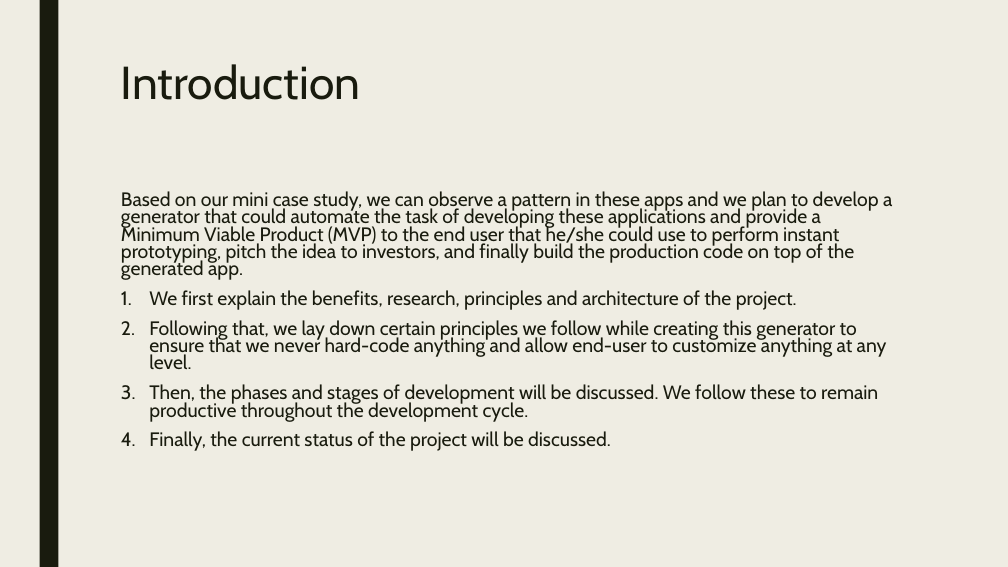
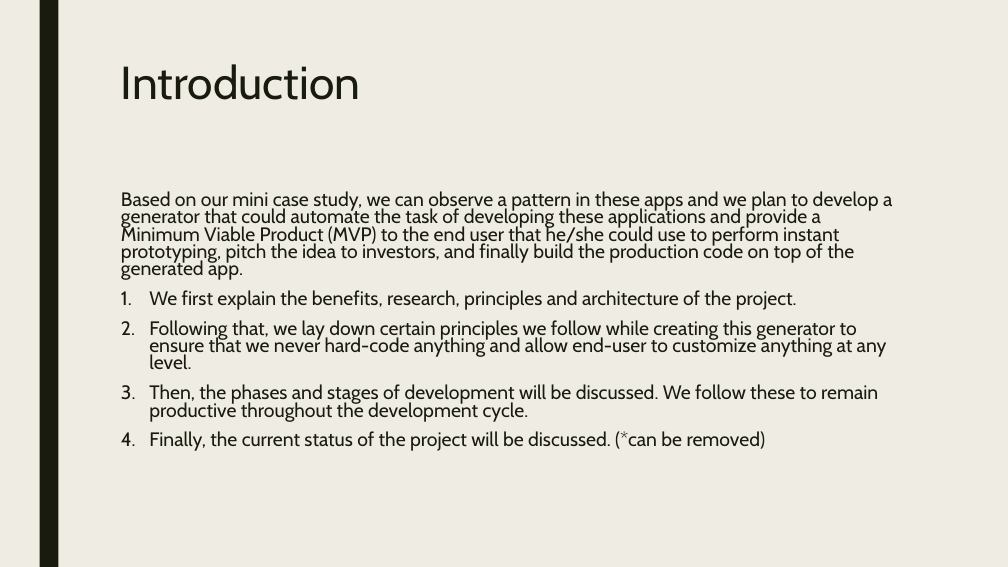
Before and after one commit to bogas04/MVP-Generator, a slide deck: slide 12 of docs/Final/Presentation.pptx (slide 9 before the commit). Drawn at 1008x567 pixels with LibreOffice and Linux fonts; fonts in the diff are those of the drawing. Boxes give left, top, right and bottom in pixels: in the first picture for what was removed or moved away, otherwise in the second. Text is boxed around its words. In the diff, an @@ line names an element or a change of style, - is before the commit and + after.

```diff
--- a/docs/Final/Presentation.pptx
+++ b/docs/Final/Presentation.pptx
@@ text at (149,431,766,451): text changed @@
-4. Finally, the current status of the project will be discussed.
+4. Finally, the current status of the project will be discussed. (*can be removed)
```
Also in this commit, not shown: 4 other slides changed, 3 slides added, 1 other file.
